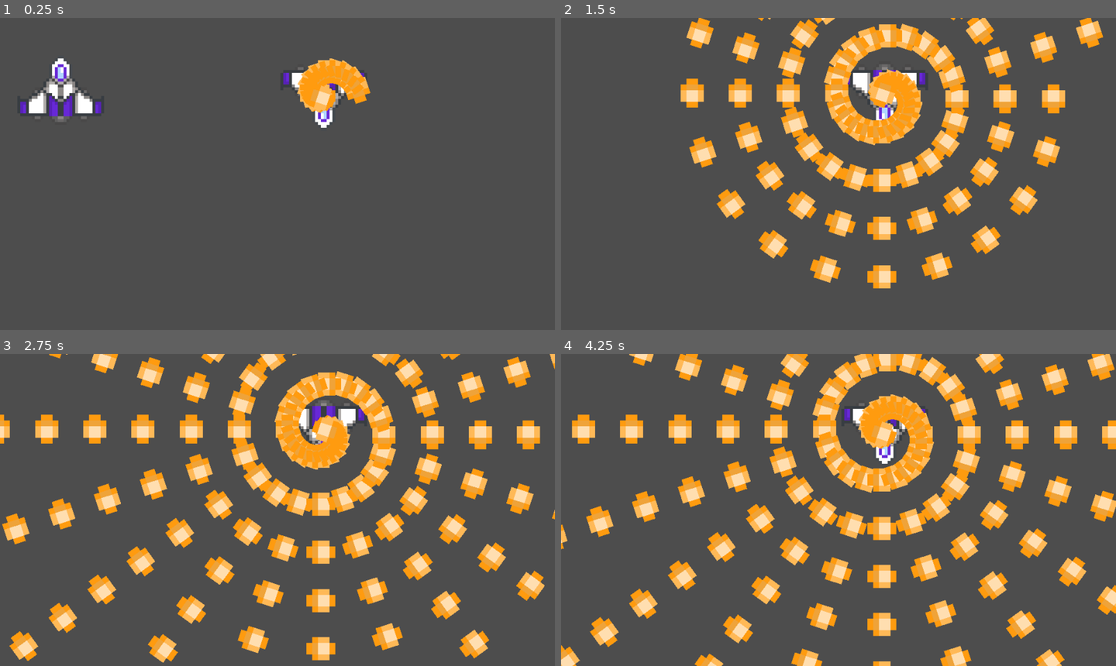
Above: before the commit, frames 1-4 (two rows, left to right).
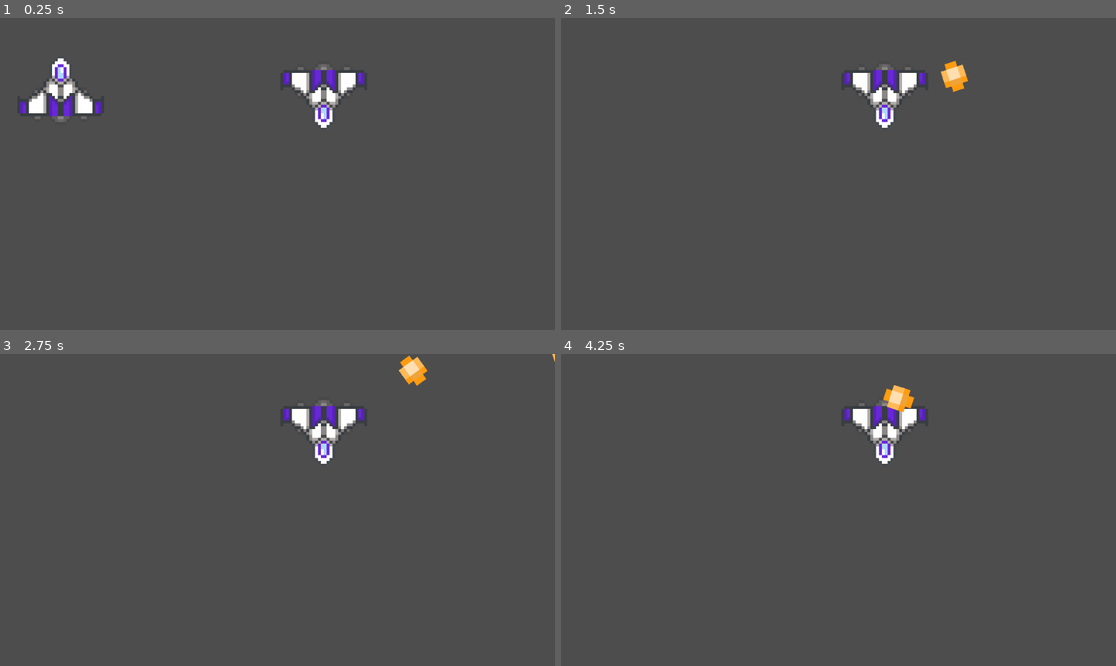
Above: after the commit, the same moments.

Repository: matias0621/Bullet-Hell
Game: Godot game, scene res://Scene/world.tscn
Two runs of this game, one before a commit and one after it. Both use one fixed random seed, a clock stepped at 60 frames per second and the inputs below.
Inputs:
- Up to frame 1 (0.25 s): no input
- Up to frame 2 (1.5 s): hold D (right) 0.53-1.28 s; hold S (down) from 1.28 s (still down)
- Up to frame 3 (2.75 s): release S (down) at 2.03 s; hold D (right) from 2.03 s (still down)
- Up to frame 4 (4.25 s): release D (right) at 2.78 s; hold W (up) 2.78-3.53 s; hold A (left) from 3.53 s (still down)

The runs differ from the first frame. In frame 1, 1.5% of the frame differs, in the area x 53-67%, y 12-31%; in frame 2, 18%; in frame 3, 23%; in frame 4, 24%, in the area x 0-100%, y 0-100%.

Commit message:
spiral pattern done ✅

Diff:
--- a/Script/bullet_controller.gd
+++ b/Script/bullet_controller.gd
@@ -4,16 +4,26 @@
 @export var amount_bullet:int = 5
 var rotate = 0
 const BULLET = preload("res://Scene/bullet.tscn")
+var time = 0.0
+@export var time_wait = 1.0
 
 
 func _process(delta: float) -> void:
-	rotate -= get_rotation_for_bullet()
+	spiral_pattern(delta)
 
+func spiral_pattern(delta:float) -> void:
+	time += delta
+	if time > time_wait:
+		rotate -= get_rotation_for_bullet()
+		create_bullet()
+		time = 0.0
+
+
+func create_bullet() -> void:
 	var bullet: Bullet = BULLET.instantiate()
 	bullet.position = self.position
 	bullet.set_rotation_bullet(rotate)
 	get_tree().root.add_child(bullet)
 
-
 func get_rotation_for_bullet() -> float:
 	return 360 / amount_bullet
